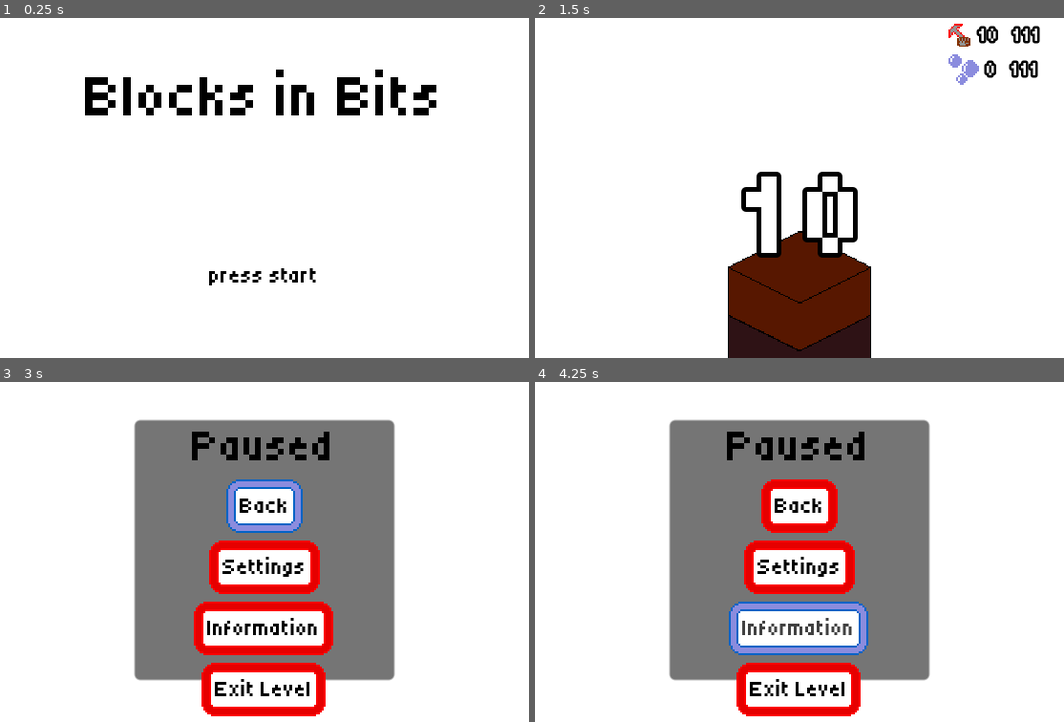
Above: before the commit, frames 1-4 (two rows, left to right).
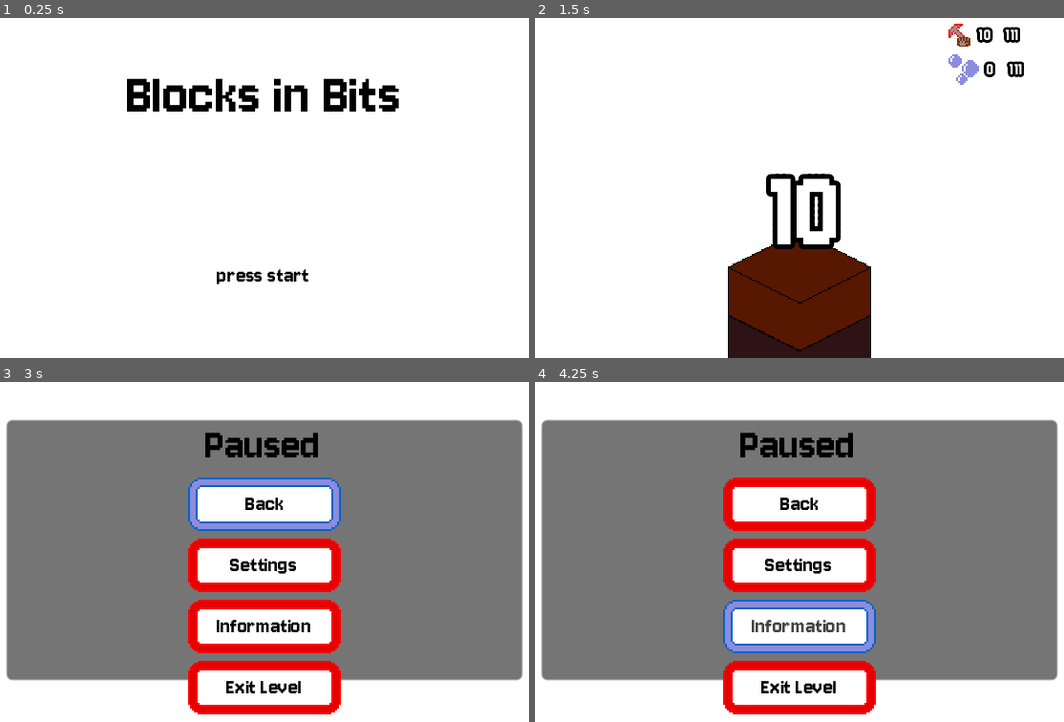
Above: after the commit, the same moments.

Repository: tfcb93/block-in-bits
Game: Godot game, scene res://Scenes/game.tscn
The game is run twice, just before and just after one commit, with the same random seed, the same clock (stepped at 60 frames per second) and the same inputs.
Inputs:
- Up to frame 1 (0.25 s): no input
- Up to frame 2 (1.5 s): tap Enter (start) at 0.5 s; hold Z (action) 0.53-1.25 s; click "Endless" at 1.25 s
- Up to frame 3 (3 s): tap Enter (start) at 2, 2.1, 2.75 s; hold Z (action) from 2.78 s (still down)
- Up to frame 4 (4.25 s): release Z (action) at 3.5 s; click "Information" at 3.5 s

The runs differ from the first frame. In frame 1, 4.2% of the frame differs, in the area x 16-83%, y 15-79%; in frame 2, 3.4%; in frame 3, 48%; in frame 4, 49%, in the area x 1-99%, y 10-99%.

Commit message:
Changes buttons size; Changes font from Tiny5 to Jersey10

Diff:
--- a/Resources/big_number_label_settings.tres
+++ b/Resources/big_number_label_settings.tres
@@ -1,9 +1,9 @@
 [gd_resource type="LabelSettings" load_steps=2 format=3 uid="uid://chxtdu6sd2oes"]
 
-[ext_resource type="FontFile" uid="uid://dvmlfm0teegbr" path="res://Resources/Fonts/Tiny5-Regular.ttf" id="1_rdg5j"]
+[ext_resource type="FontFile" uid="uid://cpm8u0x57hw7j" path="res://Resources/Fonts/Jersey_10/Jersey10-Regular.ttf" id="1_dpiym"]
 
 [resource]
-font = ExtResource("1_rdg5j")
+font = ExtResource("1_dpiym")
 font_size = 64
 outline_size = 10
 outline_color = Color(0, 0, 0, 1)
--- a/Resources/big_text_label.tres
+++ b/Resources/big_text_label.tres
@@ -1,8 +1,8 @@
 [gd_resource type="LabelSettings" load_steps=2 format=3 uid="uid://clji31jb7p4ew"]
 
-[ext_resource type="FontFile" uid="uid://dvmlfm0teegbr" path="res://Resources/Fonts/Tiny5-Regular.ttf" id="1_ghd5p"]
+[ext_resource type="FontFile" uid="uid://cpm8u0x57hw7j" path="res://Resources/Fonts/Jersey_10/Jersey10-Regular.ttf" id="1_ydbpj"]
 
 [resource]
-font = ExtResource("1_ghd5p")
+font = ExtResource("1_ydbpj")
 font_size = 24
 font_color = Color(0, 0, 0, 1)
--- a/Resources/blocks_in_bits_theme.tres
+++ b/Resources/blocks_in_bits_theme.tres
@@ -1,9 +1,9 @@
 [gd_resource type="Theme" load_steps=12 format=3 uid="uid://bipua3rm4xmv2"]
 
 [ext_resource type="Texture2D" uid="uid://drkcuyxtv03gn" path="res://Resources/Images/GUI/btn_disabled.png" id="1_6jhyv"]
+[ext_resource type="FontFile" uid="uid://cpm8u0x57hw7j" path="res://Resources/Fonts/Jersey_10/Jersey10-Regular.ttf" id="1_d7s8n"]
 [ext_resource type="Texture2D" uid="uid://bsvhe2kbvgg1o" path="res://Resources/Images/GUI/btn_hover.png" id="1_gqxxx"]
 [ext_resource type="Texture2D" uid="uid://bjxeb4jvp20q" path="res://Resources/Images/GUI/btn.png" id="1_ljblp"]
-[ext_resource type="FontFile" uid="uid://dvmlfm0teegbr" path="res://Resources/Fonts/Tiny5-Regular.ttf" id="1_n7anf"]
 [ext_resource type="Texture2D" uid="uid://dx16dett6h5ft" path="res://Resources/Images/GUI/btn_focus.png" id="1_wq5na"]
 [ext_resource type="Texture2D" uid="uid://bl6kknq8ilvdn" path="res://Resources/Images/GUI/btn_pressed.png" id="5_b8mvf"]
 
@@ -51,7 +51,7 @@
 Button/colors/font_outline_color = Color(1, 1, 1, 1)
 Button/colors/font_pressed_color = Color(0, 0, 0, 1)
 Button/font_sizes/font_size = 12
-Button/fonts/font = ExtResource("1_n7anf")
+Button/fonts/font = ExtResource("1_d7s8n")
 Button/styles/disabled = SubResource("StyleBoxTexture_gjfta")
 Button/styles/focus = SubResource("StyleBoxTexture_vtioh")
 Button/styles/hover = SubResource("StyleBoxTexture_6vg1h")
--- a/Resources/normal_text_label.tres
+++ b/Resources/normal_text_label.tres
@@ -1,8 +1,8 @@
 [gd_resource type="LabelSettings" load_steps=2 format=3 uid="uid://cnpd02d1dmt6i"]
 
-[ext_resource type="FontFile" uid="uid://dvmlfm0teegbr" path="res://Resources/Fonts/Tiny5-Regular.ttf" id="1_bo50o"]
+[ext_resource type="FontFile" uid="uid://cpm8u0x57hw7j" path="res://Resources/Fonts/Jersey_10/Jersey10-Regular.ttf" id="1_6h08w"]
 
 [resource]
-font = ExtResource("1_bo50o")
+font = ExtResource("1_6h08w")
 font_size = 12
 font_color = Color(0, 0, 0, 1)
--- a/Resources/player_info_label.tres
+++ b/Resources/player_info_label.tres
@@ -1,9 +1,9 @@
 [gd_resource type="LabelSettings" load_steps=2 format=3 uid="uid://d1w54wy8w8lj3"]
 
-[ext_resource type="FontFile" uid="uid://dvmlfm0teegbr" path="res://Resources/Fonts/Tiny5-Regular.ttf" id="1_0w0ev"]
+[ext_resource type="FontFile" uid="uid://cpm8u0x57hw7j" path="res://Resources/Fonts/Jersey_10/Jersey10-Regular.ttf" id="1_exwcv"]
 
 [resource]
-font = ExtResource("1_0w0ev")
+font = ExtResource("1_exwcv")
 font_size = 10
 outline_size = 5
 outline_color = Color(0, 0, 0, 1)
--- a/Resources/title_label.tres
+++ b/Resources/title_label.tres
@@ -1,8 +1,8 @@
 [gd_resource type="LabelSettings" load_steps=2 format=3 uid="uid://beq4d7iguabky"]
 
-[ext_resource type="FontFile" uid="uid://dvmlfm0teegbr" path="res://Resources/Fonts/Tiny5-Regular.ttf" id="1_lvae5"]
+[ext_resource type="FontFile" uid="uid://cpm8u0x57hw7j" path="res://Resources/Fonts/Jersey_10/Jersey10-Regular.ttf" id="1_u37og"]
 
 [resource]
-font = ExtResource("1_lvae5")
+font = ExtResource("1_u37og")
 font_size = 32
 font_color = Color(0, 0, 0, 1)
--- a/Scenes/mode_selection.tscn
+++ b/Scenes/mode_selection.tscn
@@ -40,6 +40,7 @@
 alignment = 1
 
 [node name="btn_endless" type="Button" parent="interface/VBoxContainer/modes"]
+custom_minimum_size = Vector2(80, 0)
 layout_mode = 2
 text = "Endless"
 
@@ -48,6 +49,7 @@
 alignment = 1
 
 [node name="btn_settings" type="Button" parent="interface/VBoxContainer/options"]
+custom_minimum_size = Vector2(80, 0)
 layout_mode = 2
 text = "Settings"
 
--- a/Scenes/pause_screen.tscn
+++ b/Scenes/pause_screen.tscn
@@ -23,17 +23,19 @@
 anchor_top = 0.5
 anchor_right = 0.5
 anchor_bottom = 0.5
-offset_left = -68.0
+offset_left = -135.0
 offset_top = -68.0
-offset_right = 68.0
+offset_right = 135.0
 offset_bottom = 68.0
 grow_horizontal = 2
 grow_vertical = 2
 
 [node name="VBoxContainer" type="VBoxContainer" parent="interface/Panel"]
-layout_mode = 0
-offset_right = 136.0
-offset_bottom = 136.0
+layout_mode = 1
+anchors_preset = 10
+anchor_right = 1.0
+offset_bottom = 155.0
+grow_horizontal = 2
 
 [node name="Title" type="Label" parent="interface/Panel/VBoxContainer"]
 layout_mode = 2
@@ -43,6 +45,7 @@
 
 [node name="btn_back" type="Button" parent="interface/Panel/VBoxContainer"]
 unique_name_in_owner = true
+custom_minimum_size = Vector2(80, 0)
 layout_mode = 2
 size_flags_horizontal = 4
 focus_neighbor_top = NodePath("../btn_exit")
@@ -51,6 +54,7 @@
 
 [node name="btn_settings" type="Button" parent="interface/Panel/VBoxContainer"]
 unique_name_in_owner = true
+custom_minimum_size = Vector2(80, 0)
 layout_mode = 2
 size_flags_horizontal = 4
 focus_neighbor_top = NodePath("../btn_back")
@@ -59,6 +63,7 @@
 
 [node name="btn_info" type="Button" parent="interface/Panel/VBoxContainer"]
 unique_name_in_owner = true
+custom_minimum_size = Vector2(80, 0)
 layout_mode = 2
 size_flags_horizontal = 4
 focus_neighbor_top = NodePath("../btn_settings")
@@ -67,6 +72,7 @@
 
 [node name="btn_exit" type="Button" parent="interface/Panel/VBoxContainer"]
 unique_name_in_owner = true
+custom_minimum_size = Vector2(80, 0)
 layout_mode = 2
 size_flags_horizontal = 4
 focus_neighbor_top = NodePath("../btn_info")
Binary file added: Resources/Fonts/Jersey_10/Jersey10-Regular.ttf
Not shown, changed: Resources/Fonts/Jersey_10/Jersey10-Regular.ttf.import
Not shown, changed: Resources/Fonts/Jersey_10/OFL.txt
Binary file removed: Resources/Fonts/Tiny5-Regular.ttf
